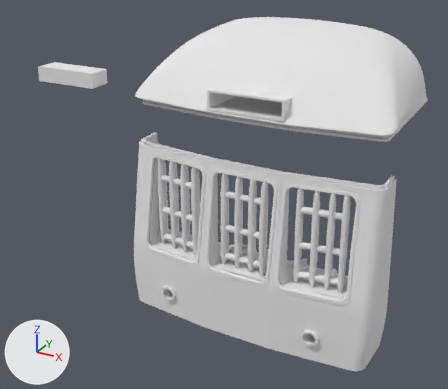
Before and after pictures for a commit that changed the Blender file cab_front_and_roof.blend.
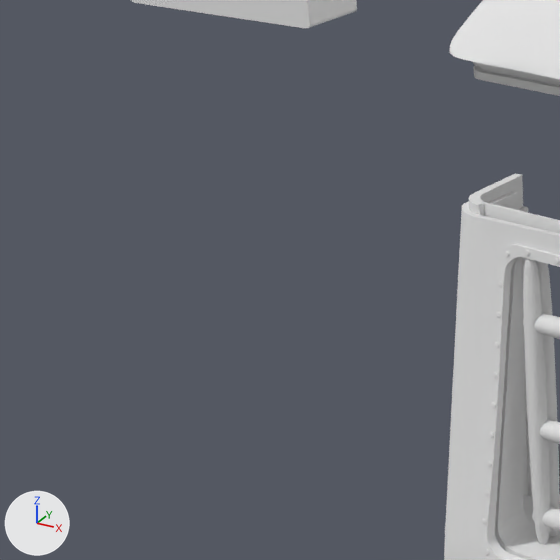
Each version is shown whole from a 50 mm lens placed at (2.2, -6.38, 5.38), pointed at (-0.82, -0.9, 2.64), then close up on the part from 0% to 38% of the width and 21% to 64% of the height. The lights are fixed; the arrows at lower left show +X, +Y and +Z.

Objects in the first close-up: 'Cab Front', 'Cab Roof', 'Destination'.
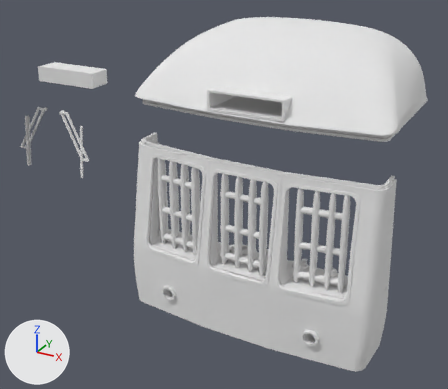
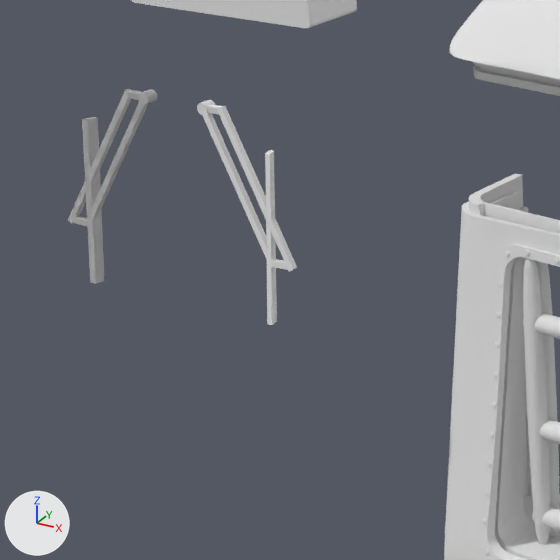
Commit message: Add windscreen wipers.

What differs and where, as boxes [x1, y1, x2, y2] in the close-ups (560 x 560 px):
'Wipers Passenger Side', added
    after: [68, 88, 157, 284]
'Wipers Drivers Side', added
    after: [197, 100, 297, 325]

The change, as a diff of the scene's bpy script:
```diff
--- a/cab_front_and_roof.blend.py
+++ b/cab_front_and_roof.blend.py
@@ mat_material_115 @@
+mat_material_115 = diffuse_material('Material.115')
+mat_material_115.base_color = (0.8, 0.8, 0.8)  # white #e7e7e7
@@ me_cube_002 @@
+me_cube_002.from_pydata(...)  # 104 vertices, 64 faces; spans x 0.813..1.106, y -0.607..-0.518, z 2.623..3.143
+me_cube_002.materials.append(mat_material_115)  # white #e7e7e7
@@ me_cube_001 @@
+me_cube_001.from_pydata(...)  # 208 vertices, 128 faces; spans x -1.106..-0.813, y -0.607..-0.518, z 2.623..3.143
+me_cube_001.materials.append(mat_material_115)  # white #e7e7e7
@@ ob_wipers_drivers_side @@
+ob_wipers_drivers_side = bpy.data.objects.new('Wipers Drivers Side', me_cube_002)
+ob_wipers_drivers_side.location = (-3.408, -0.967, -0.515)
+ob_wipers_drivers_side.rotation_euler = (-0.0000468, 0.000256, 0.000132)  # degrees (0, 0, 0)
+ob_wipers_drivers_side.scale = (1.3, 1.3, 1.3)
@@ ob_wipers_passenger_side @@
+ob_wipers_passenger_side = bpy.data.objects.new('Wipers Passenger Side', me_cube_001)
+ob_wipers_passenger_side.location = (-1.499, -0.967, -0.515)
+ob_wipers_passenger_side.rotation_euler = (-0.0000468, 0.000256, 0.000132)  # degrees (0, 0, 0)
+ob_wipers_passenger_side.scale = (1.3, 1.3, 1.3)
```
